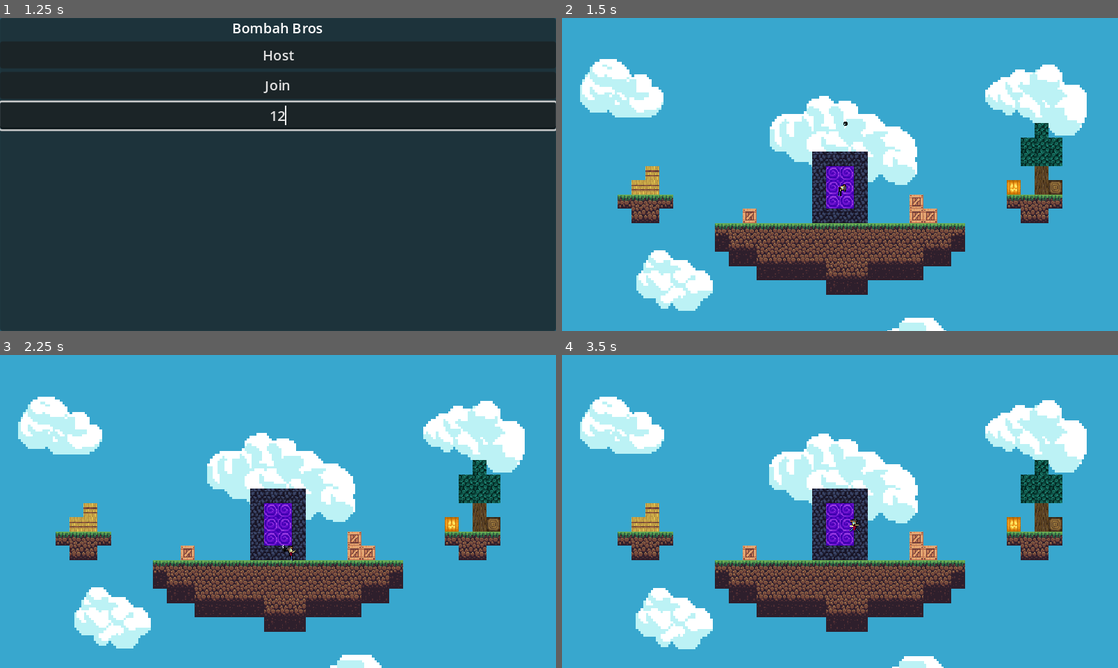
Above: before the commit, frames 1-4 (two rows, left to right).
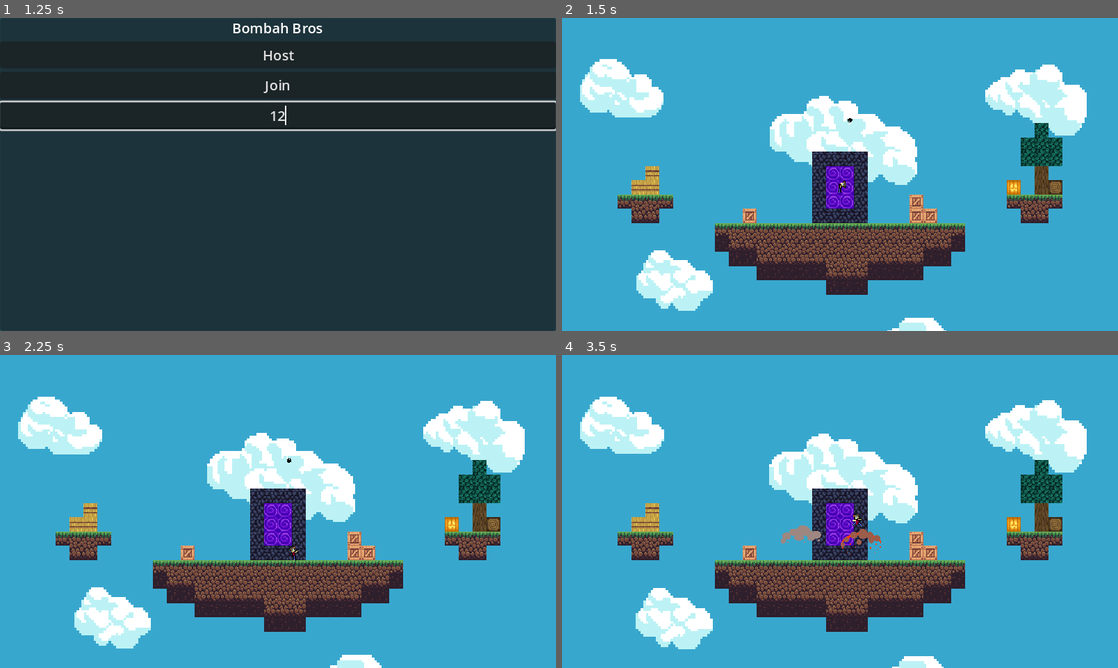
Above: after the commit, the same moments.

Repository: jaydensipe/Bombah-Bros
Game: Godot game, scene res://Global/Game.tscn
The game is run twice, just before and just after one commit, with the same random seed, the same clock (stepped at 60 frames per second) and the same inputs.
Inputs (mouse positions are in pixels of both pictures, inside the frame that each line leads up to):
- Up to frame 1 (1.25 s): click (278, 115) at 0.52 s; type "12" at 0.6 s
- Up to frame 2 (1.5 s): click "Host" at 1.25 s
- Up to frame 3 (2.25 s): move the mouse to (400, 495) at 2.02 s; press the mouse at (400, 495) at 2.03 s; hold D (Right) from 2.03 s (still down)
- Up to frame 4 (3.5 s): tap Space (Jump) at 2.27, 2.3, 2.57, 2.85, 3.02, 3.32 s; move the mouse to (728, 527) at 2.77 s; release D (Right) at 2.78 s; release the mouse at (728, 527) at 2.78 s; hold A (Left) from 2.78 s (still down); click (728, 527) at 3.05 s

Frame 1 is identical in both runs. In frame 2, less than 0.1% of the frame differs, in the area x 49-53%, y 32-57%; in frame 3, less than 0.1%; in frame 4, 0.5%, in the area x 39-58%, y 50-64%.

Commit message:
Bomb work

Diff:
--- a/Entities/Bomb/Bomb.gd
+++ b/Entities/Bomb/Bomb.gd
@@ -3,13 +3,29 @@
 
 @export var starting_velocity: float = 20.0
 @export var toss_speed: float = 10.0
+@export var bomb_damage: float = 35.0
+@onready var bomb_sprite = $Sprite2D
+@onready var explosion_radius: Area2D = $ExplosionRadius
+@onready var explosion_vfx = preload("res://Entities/VFX/Explosion/Explosion.tscn")
 
+@rpc("any_peer")
 func explode():
-	queue_free()
+	if (not is_multiplayer_authority()): return
 
-func explode_effects():
-	pass
+	var players_affected: Array = explosion_radius.get_overlapping_bodies()
+	for player in players_affected:
+		player.set_deferred("lock_rotation", false)
+		player.take_damage.rpc_id(player.get_multiplayer_authority(), bomb_damage, \
+			player.global_transform.origin.direction_to(self.global_transform.origin).normalized())
 
-func _on_body_shape_entered(body_rid, body, body_shape_index, local_shape_index):
-	explode()
-	explode_effects()
+func bomb_effects():
+	bomb_sprite.hide()
+	set_deferred("freeze", true)
+	set_deferred("rotation", 0)
+
+	var vfx: Node2D = explosion_vfx.instantiate()
+	add_child(vfx)
+
+func _on_body_entered(body):
+	bomb_effects()
+	explode.rpc()
--- a/Entities/Bomb/Bomb.tscn
+++ b/Entities/Bomb/Bomb.tscn
@@ -11,12 +11,19 @@
 properties/0/spawn = true
 properties/0/sync = true
 
+[sub_resource type="CircleShape2D" id="CircleShape2D_t60d0"]
+radius = 21.587
+
 [node name="Bomb" type="RigidBody2D"]
-collision_layer = 0
+collision_layer = 4
+collision_mask = 3
+mass = 0.01
+gravity_scale = 0.75
 max_contacts_reported = 50
 contact_monitor = true
 script = ExtResource("1_ai0b4")
 toss_speed = 3.0
+bomb_damage = 25.0
 
 [node name="CollisionShape2D" type="CollisionShape2D" parent="."]
 position = Vector2(-1, 0)
@@ -29,4 +36,12 @@
 [node name="MultiplayerSynchronizer" type="MultiplayerSynchronizer" parent="."]
 replication_config = SubResource("SceneReplicationConfig_qhgom")
 
-[connection signal="body_shape_entered" from="." to="." method="_on_body_shape_entered"]
+[node name="ExplosionRadius" type="Area2D" parent="."]
+scale = Vector2(1.5, 1.5)
+collision_layer = 0
+collision_mask = 2
+
+[node name="CollisionShape2D2" type="CollisionShape2D" parent="ExplosionRadius"]
+shape = SubResource("CircleShape2D_t60d0")
+
+[connection signal="body_entered" from="." to="." method="_on_body_entered"]
--- /dev/null
+++ b/Entities/OutOfBounds.tscn
@@ -0,0 +1,3 @@
+[gd_scene format=3 uid="uid://dmr1do8o2ue1j"]
+
+[node name="OutOfBounds" type="Node2D"]
--- a/Entities/Player/Player.gd
+++ b/Entities/Player/Player.gd
@@ -2,6 +2,7 @@
 class_name Player
 
 # Player configuration
+var health: float = 0.0
 @export var speed: int = 150
 @export var jump_height: int = -300
 @export_range(0.0, 1.0) var friction: float = 0.1
@@ -18,6 +19,9 @@
 @onready var head = $Body/Head
 @onready var floor_detector = $FloorDetector
 @onready var bomb_throw_location = $Body/BombSpawnPoint
+
+# Signals
+signal taken_damage(damage_dealt)
 
 func _enter_tree():
 	set_multiplayer_authority(str(name).to_int())
@@ -56,6 +60,11 @@
 		set_player_state.rpc(PLAYER_STATES.IN_AIR)
 		apply_central_impulse(Vector2.UP * jump_height);
 
+@rpc("any_peer", "call_local")
+func take_damage(damage_dealt: float, damage_pos: Vector2):
+	health += damage_dealt
+	apply_central_impulse(damage_pos * (-1 * health))
+
 func hold_throw() -> void:
 	if (Input.is_action_just_released("Hold_Attack")):
 		GlobalSignals.signal_throw_bomb(bomb_throw_location.global_position, get_global_mouse_position())
@@ -80,6 +89,8 @@
 		PLAYER_STATES.IN_AIR:
 			anim_tree.set("parameters/RunningAndSpinning/RunSpinBlend/blend_amount", 0.0)
 		PLAYER_STATES.ON_GROUND:
+			set_deferred("lock_rotation", true)
+
 			anim_state_machine.travel("RunningAndSpinning")
 			anim_tree.set("parameters/RunningAndSpinning/RunTimeScale/scale", linear_velocity.x * 0.06)
 			anim_tree.set("parameters/RunningAndSpinning/RunSpinBlend/blend_amount", 0.0)
--- a/Entities/Player/Player.tscn
+++ b/Entities/Player/Player.tscn
@@ -178,10 +178,9 @@
 z_index = 1
 collision_layer = 2
 physics_material_override = SubResource("PhysicsMaterial_1eufr")
+gravity_scale = 0.75
 continuous_cd = 2
-lock_rotation = true
 script = ExtResource("1_kruu1")
-speed = 125
 jump_height = 300
 friction = 0.4
 acceleration = 0.1
@@ -217,17 +216,16 @@
 texture = ExtResource("5_qp5ub")
 
 [node name="BombSpawnPoint" type="Marker2D" parent="Body"]
-position = Vector2(8, -2)
-
-[node name="FloorDetector" type="RayCast2D" parent="."]
-position = Vector2(0, 1)
-scale = Vector2(0.430122, 0.612121)
-target_position = Vector2(0, 16.3366)
+position = Vector2(13, -2)
 
 [node name="RayCollision" type="CollisionShape2D" parent="."]
 position = Vector2(0, 1)
 scale = Vector2(0.430122, 0.612121)
 shape = SubResource("SeparationRayShape2D_v8die")
+
+[node name="FloorDetector" type="RayCast2D" parent="."]
+position = Vector2(0, -1)
+target_position = Vector2(0, 11)
 
 [node name="CollisionShape2D" type="CollisionShape2D" parent="."]
 position = Vector2(0, 0.5)
--- /dev/null
+++ b/Entities/VFX/Explosion/Explosion.gd
@@ -0,0 +1,6 @@
+extends Node2D
+class_name Explosion
+
+func _on_animation_player_animation_finished(anim_name):
+	if (anim_name == "Explosion"):
+		get_parent().queue_free()
--- /dev/null
+++ b/Entities/VFX/Explosion/Explosion.tscn
@@ -0,0 +1,43 @@
+[gd_scene load_steps=5 format=3 uid="uid://dcrmm2ccgf0gt"]
+
+[ext_resource type="Texture2D" uid="uid://dooe0x3bhfxwu" path="res://Assets/VFX/explosion.png" id="1_556bm"]
+[ext_resource type="Script" path="res://Entities/VFX/Explosion/Explosion.gd" id="1_hcpyp"]
+
+[sub_resource type="Animation" id="Animation_be3uo"]
+resource_name = "Explosion"
+length = 0.7
+tracks/0/type = "value"
+tracks/0/imported = false
+tracks/0/enabled = true
+tracks/0/path = NodePath("Sprite2D:frame")
+tracks/0/interp = 1
+tracks/0/loop_wrap = true
+tracks/0/keys = {
+"times": PackedFloat32Array(0, 0.1, 0.2, 0.3, 0.4, 0.5, 0.6, 0.7),
+"transitions": PackedFloat32Array(1, 1, 1, 1, 1, 1, 1, 1),
+"update": 1,
+"values": [0, 1, 2, 3, 4, 5, 6, 7]
+}
+
+[sub_resource type="AnimationLibrary" id="AnimationLibrary_b5pqv"]
+_data = {
+"Explosion": SubResource("Animation_be3uo")
+}
+
+[node name="Explosion" type="Node2D"]
+script = ExtResource("1_hcpyp")
+
+[node name="Sprite2D" type="Sprite2D" parent="."]
+scale = Vector2(0.75, 0.75)
+texture = ExtResource("1_556bm")
+offset = Vector2(0, -20)
+hframes = 8
+
+[node name="AnimationPlayer" type="AnimationPlayer" parent="."]
+autoplay = "Explosion"
+speed_scale = 1.5
+libraries = {
+"": SubResource("AnimationLibrary_b5pqv")
+}
+
+[connection signal="animation_finished" from="AnimationPlayer" to="." method="_on_animation_player_animation_finished"]
--- a/Stages/MapGrass/MapGrass.tscn
+++ b/Stages/MapGrass/MapGrass.tscn
@@ -1,7 +1,8 @@
-[gd_scene load_steps=9 format=3 uid="uid://etkcowhonnpq"]
+[gd_scene load_steps=10 format=3 uid="uid://etkcowhonnpq"]
 
 [ext_resource type="Texture2D" uid="uid://dopnn0u81eeif" path="res://Assets/TileMap/tiles.png" id="1_7r0pq"]
 [ext_resource type="Texture2D" uid="uid://ggkvfrwy0kms" path="res://Assets/Decoration/clouds.png" id="2_4gikk"]
+[ext_resource type="PackedScene" uid="uid://cw3yeel2mt5hp" path="res://Stages/OutOfBounds.tscn" id="3_25win"]
 
 [sub_resource type="TileMapPattern" id="TileMapPattern_5wmrr"]
 tile_data = PackedInt32Array(0, 131073, 0, 1, 131073, 0, 65537, 131073, 2, 2, 131073, 0, 65538, 131073, 2, 3, 131073, 0)
@@ -3258,3 +3259,7 @@
 texture = ExtResource("2_4gikk")
 region_enabled = true
 region_rect = Rect2(12.3806, 83.2558, 49.0524, 35.8096)
+
+[node name="OutOfBounds" parent="." instance=ExtResource("3_25win")]
+position = Vector2(0, -357.24)
+scale = Vector2(2.9648, 3.48945)
--- /dev/null
+++ b/Stages/OutOfBounds.gd
@@ -0,0 +1,5 @@
+extends Area2D
+class_name OutOfBounds
+
+func _on_body_entered(body):
+	body.queue_free()
--- /dev/null
+++ b/Stages/OutOfBounds.tscn
@@ -0,0 +1,33 @@
+[gd_scene load_steps=3 format=3 uid="uid://cw3yeel2mt5hp"]
+
+[ext_resource type="Script" path="res://Stages/OutOfBounds.gd" id="1_goa18"]
+
+[sub_resource type="RectangleShape2D" id="RectangleShape2D_bj7bo"]
+
+[node name="OutOfBounds" type="Area2D"]
+collision_layer = 0
+collision_mask = 6
+script = ExtResource("1_goa18")
+
+[node name="CollisionShape2D" type="CollisionShape2D" parent="."]
+scale = Vector2(20, 1)
+shape = SubResource("RectangleShape2D_bj7bo")
+
+[node name="CollisionShape2D2" type="CollisionShape2D" parent="."]
+position = Vector2(0, 200)
+scale = Vector2(20, 1)
+shape = SubResource("RectangleShape2D_bj7bo")
+
+[node name="CollisionShape2D3" type="CollisionShape2D" parent="."]
+position = Vector2(210, 100)
+rotation = 1.5708
+scale = Vector2(10, 1)
+shape = SubResource("RectangleShape2D_bj7bo")
+
+[node name="CollisionShape2D4" type="CollisionShape2D" parent="."]
+position = Vector2(-210, 100)
+rotation = 1.5708
+scale = Vector2(10, 1)
+shape = SubResource("RectangleShape2D_bj7bo")
+
+[connection signal="body_entered" from="." to="." method="_on_body_entered"]
--- a/project.godot
+++ b/project.godot
@@ -59,6 +59,7 @@
 
 2d_physics/layer_1="World"
 2d_physics/layer_2="Player"
+2d_physics/layer_3="Entities"
 
 [physics]
 
Binary file added: Assets/Decoration/light.png
Not shown, added: Assets/Decoration/light.png.import
Binary file added: Assets/VFX/explosion.png
Not shown, added: Assets/VFX/explosion.png.import
Not shown: 1 places in Entities/Bomb/Bomb.tscn that only renumber resources
